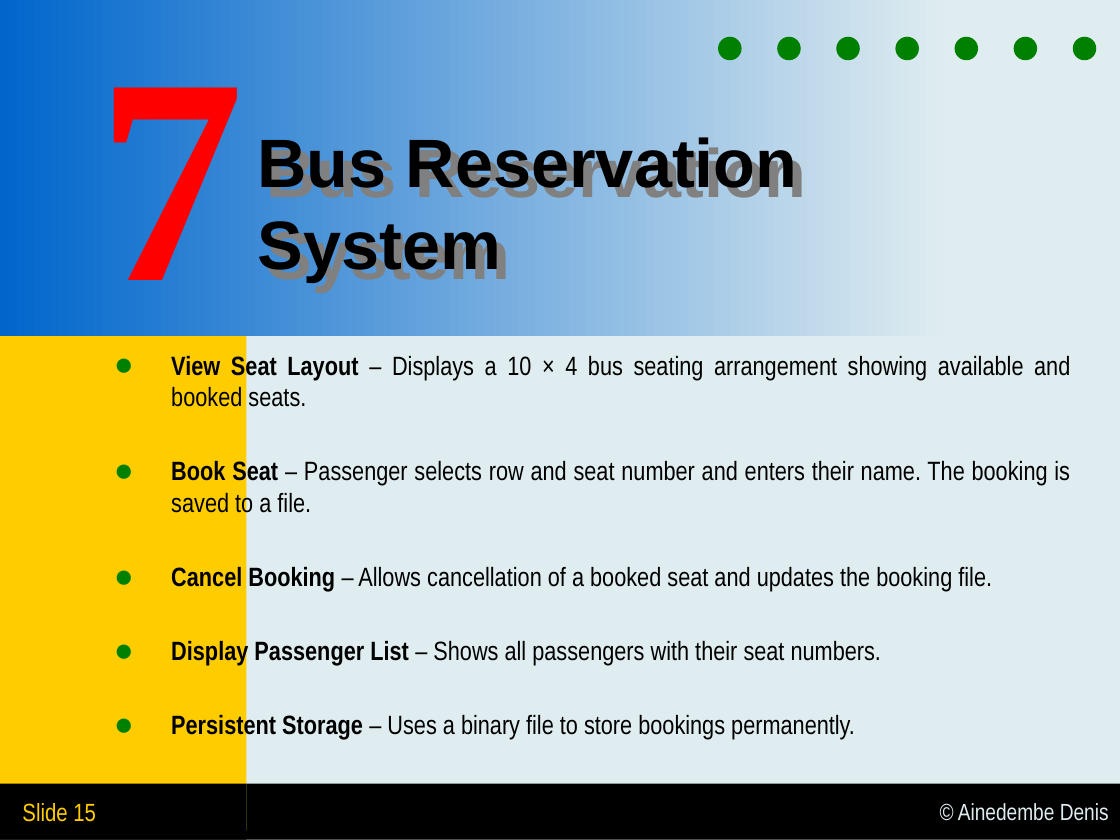
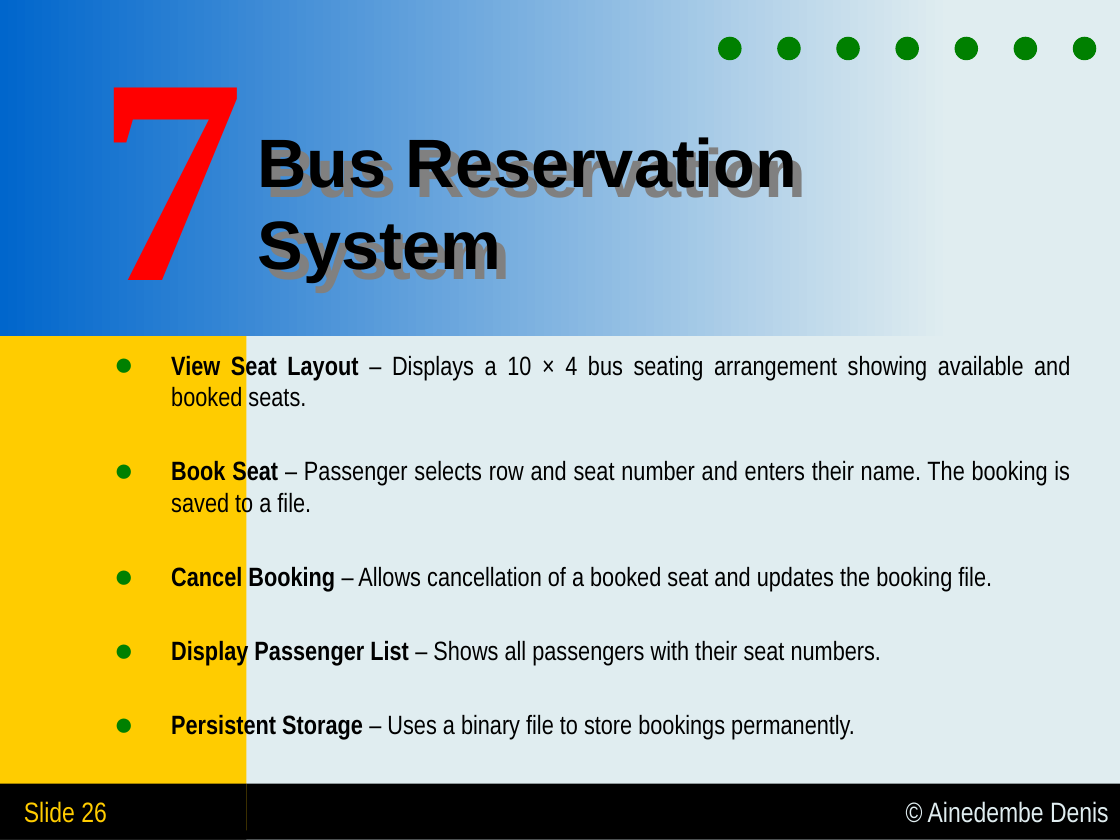
Before and after one commit to Ainedembe-Denis/Systems-Programing---C-PROJECTS, a slide deck: slide 27 of Ainedembe Denis - Presentation.pptx. Drawn at 1120x840 pixels with LibreOffice and Linux fonts; fonts in the diff are those of the drawing. Boxes give left, top, right and bottom in pixels: in the first picture for what was removed or moved away, otherwise in the second. Text is boxed around its words. In the diff, an @@ line names an element or a change of style, - is before the commit and + after.

```diff
--- a/Ainedembe Denis - Presentation.pptx
+++ b/Ainedembe Denis - Presentation.pptx
@@ rectangle "© Ainedembe Denis" at <box>0,784,1120,840</box>: size 15 to 18 pt @@
@@ text in rectangle at <box>24,801,107,823</box>: text changed; size 16 to 18 pt @@
-Slide 15
+Slide 26
```
Also in this commit, not shown: 31 other slides changed, 1 slide added, 2 other files.
